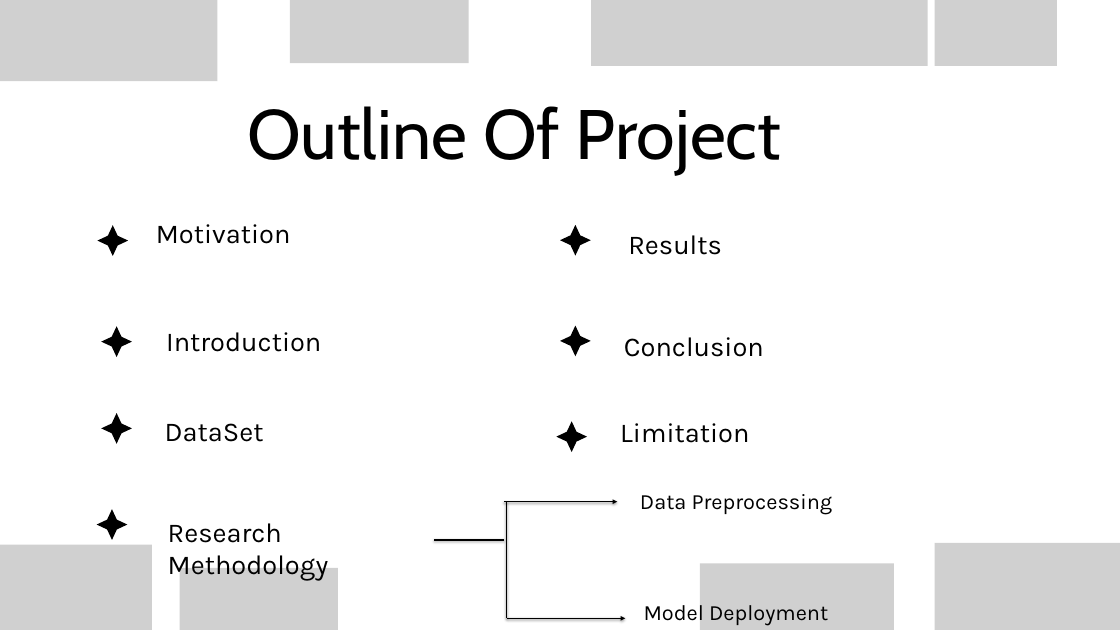
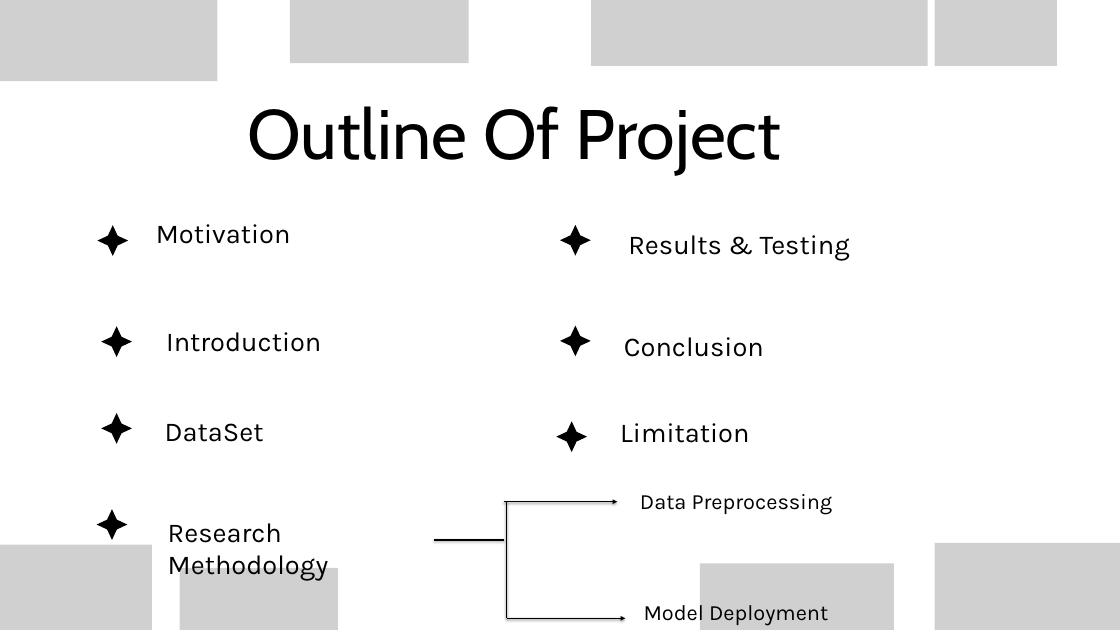
Before and after one commit to MrRohitG/ML-projects-IPL-Score-Predictor, a slide deck: slide 2 of IPL Score Predictor/ipl_score_pred.pptx. Drawn at 1120x630 pixels with LibreOffice and Linux fonts; fonts in the diff are those of the drawing; grey boxes stand for pictures; background and template pictures are left out. Boxes give left, top, right and bottom in pixels: in the first picture for what was removed or moved away, otherwise in the second. Text is boxed around its words. In the diff, an @@ line names an element or a change of style, - is before the commit and + after.

```diff
--- a/IPL Score Predictor/ipl_score_pred.pptx
+++ b/IPL Score Predictor/ipl_score_pred.pptx
@@ text at [628, 235, 850, 261]: text changed @@
-Results
+Results & Testing
```
Also in this commit, not shown: 2 other slides changed, 2 other files.
